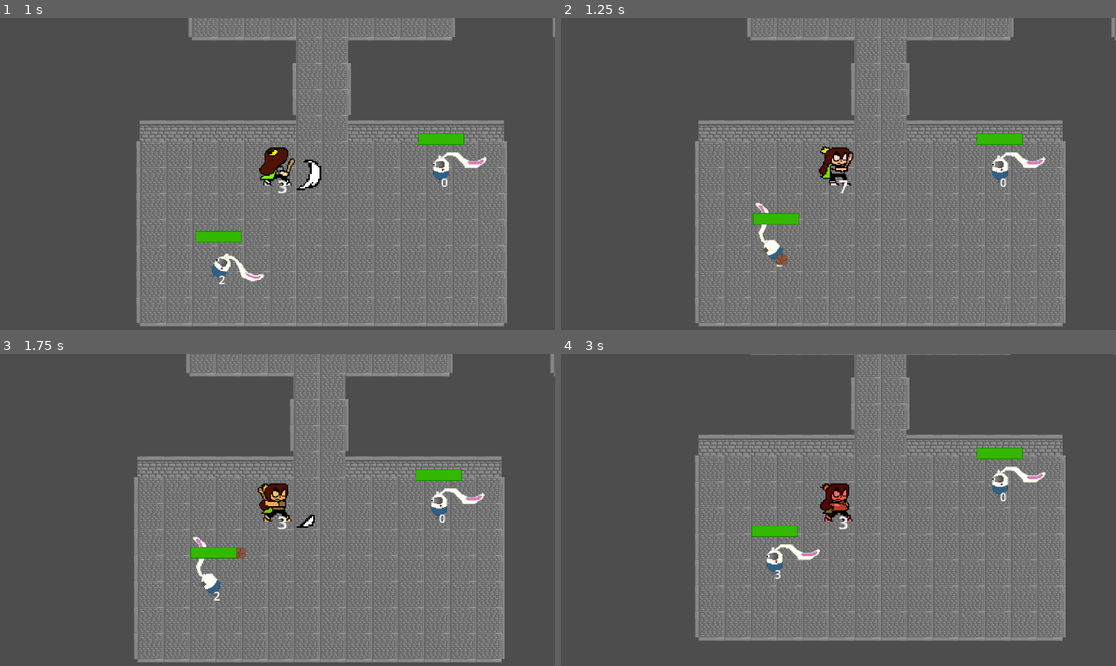
Above: before the commit, frames 1-4 (two rows, left to right).
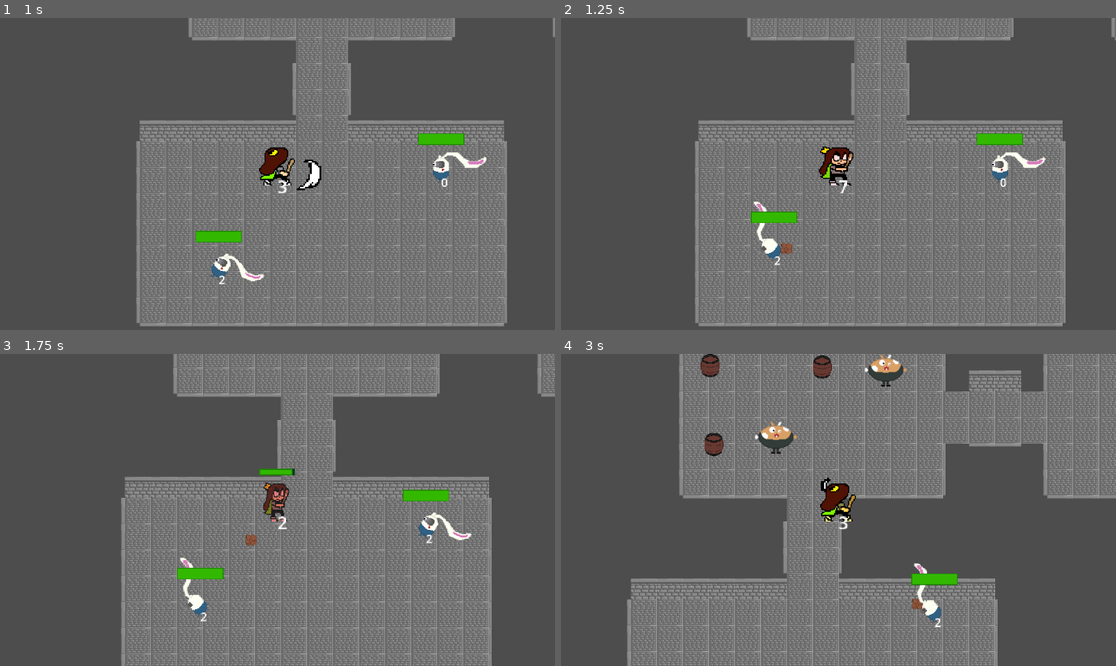
Above: after the commit, the same moments.

Repository: Megameca04/Proyecto_Cuki
Game: Godot game, scene res://Pruebas.tscn
Two runs of this game, one before a commit and one after it. Both use one fixed random seed, a clock stepped at 60 frames per second and the inputs below.
Inputs:
- Up to frame 1 (1 s): tap Enter at 0.5 s; hold Right (ui_right) from 0.53 s (still down); hold Z (Atacar) from 0.53 s (still down)
- Up to frame 2 (1.25 s): keep holding Right (ui_right); keep holding Z (Atacar)
- Up to frame 3 (1.75 s): release Right (ui_right) at 1.28 s; release Z (Atacar) at 1.28 s; hold Down (ui_down) from 1.28 s (still down); tap X (Dash) at 1.35 s
- Up to frame 4 (3 s): release Down (ui_down) at 2.03 s; hold Right (ui_right) 2.03-2.78 s; hold Z (Atacar) 2.03-2.78 s; hold Up (ui_up) from 2.78 s (still down); tap X (Dash) at 2.85 s

Frame 1 is identical in both runs. In frame 2, 0.5% of the frame differs, in the area x 34-43%, y 58-80%; in frame 3, 25%; in frame 4, 53%, in the area x 11-100%, y 0-100%.

Commit message:
Water rocks finished

Diff:
--- a/Cuki-Clash of the Kuins/Entidades/Piedra.tscn
+++ b/Cuki-Clash of the Kuins/Entidades/Piedra.tscn
@@ -29,8 +29,7 @@
 shape = SubResource("CircleShape2D_n68s3")
 
 [node name="Area2D" type="Area2D" parent="." groups=["Piedra"]]
-collision_layer = 4
-collision_mask = 0
+collision_mask = 6
 
 [node name="CollisionShape2D" type="CollisionShape2D" parent="Area2D"]
 shape = SubResource("CircleShape2D_keb0u")
--- a/Cuki-Clash of the Kuins/Pruebas.tscn
+++ b/Cuki-Clash of the Kuins/Pruebas.tscn
@@ -54,11 +54,11 @@
 
 [node name="Chooty" parent="." instance=ExtResource("3_3eqnr")]
 position = Vector2(237, 873)
-element_attack_name = "Tar"
+element_attack_name = "Water"
 
 [node name="Chooty2" parent="." instance=ExtResource("3_3eqnr")]
 position = Vector2(-71, 1008)
-element_attack_name = "Tar"
+element_attack_name = "Water"
 
 [node name="Cuki" parent="." instance=ExtResource("1")]
 position = Vector2(7, 873)
--- a/Cuki-Clash of the Kuins/Scripts/Explosion.gd
+++ b/Cuki-Clash of the Kuins/Scripts/Explosion.gd
@@ -17,7 +17,8 @@
 	return ele.get_element_name()
 
 func _ready():
-	color_changer(ele.name)
+	if (ele != null):
+		color_changer(ele.get_element_name())
 
 func _on_animation_player_animation_finished(_anim_name):
 	if (ele != null):
--- a/Cuki-Clash of the Kuins/Scripts/Piedra.gd
+++ b/Cuki-Clash of the Kuins/Scripts/Piedra.gd
@@ -43,16 +43,18 @@
 
 	if global_position.distance_to(objective_position) <= 2:
 		if (ele != null):
-			if (ele.get_element_name() != "Tar"):
+			if (ele.get_element_name() != "Tar" && ele.get_element_name() != "Water"):
 				ele.queue_free()
 				self.queue_free()
-			else:
+			if (ele.get_element_name() == "Tar"):
 				if (!reachedObjective):
 					reachedObjective = true
 					aliveTimer.start()
+			if (ele.get_element_name() == "Water"):
+				blow_up()
 	if is_on_wall():
 		if (ele != null):
-			if (ele.get_element_name() == "Tar"):
+			if (ele.get_element_name() == "Tar" || ele.get_element_name() == "Water"):
 				blow_up()
 			ele.queue_free()
 		self.queue_free()
@@ -92,9 +94,12 @@
 
 func _on_area_2d_body_entered(body):
 	if (ele != null):
-		if (ele.name == "Shock"):
+		if (ele.get_element_name() == "Shock"):
 			if (body.name == "Cuki"):
 				Cuki = body
+		if (ele.get_element_name() == "Water"):
+			if (body.name == "Cuki"):
+				blow_up()
 
 
 func _on_alive_timer_timeout():
Not shown: 2 places in Cuki-Clash of the Kuins/Entidades/Chooty.tscn that only renumber resources
Not shown: 2 places in Cuki-Clash of the Kuins/Entidades/Cuki.tscn that only renumber resources
